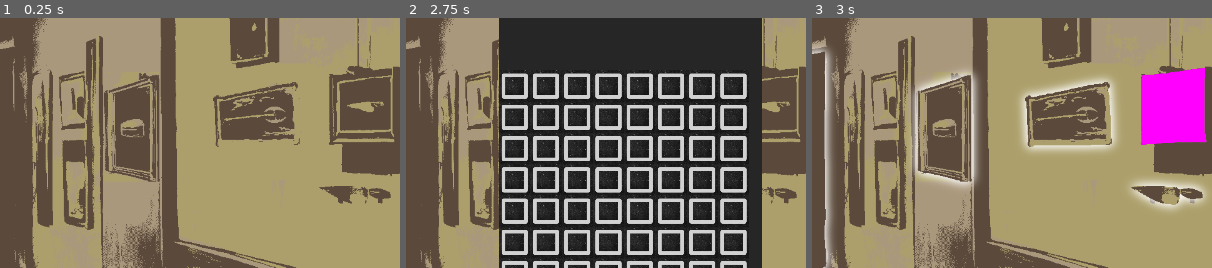
Above: before the commit, frames 1-3 (left to right).
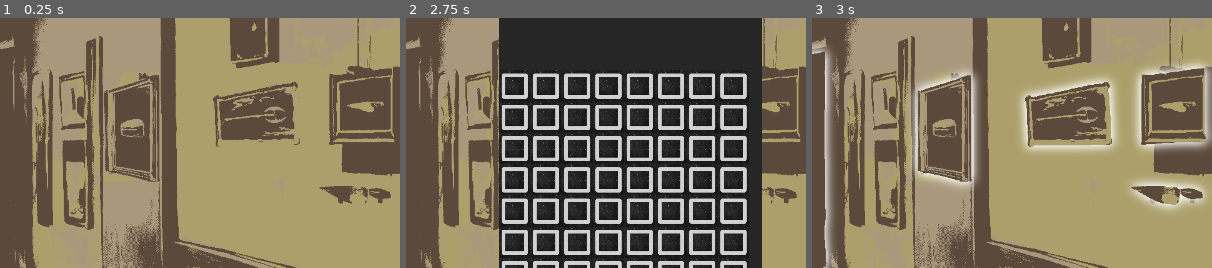
Above: after the commit, the same moments.

Repository: kielhenkelman/secrets-game
Game: Godot game, scene res://main.tscn
The game is run twice, just before and just after one commit, with the same random seed, the same clock (stepped at 60 frames per second) and the same inputs.
Inputs (mouse positions are % of the whole screen's width and height, from its top left):
- Up to frame 1 (0.25 s): no input
- Up to frame 2 (2.75 s): click "Inventory" at 0.5 s; click "Inventory" at 1.25 s; click "Inventory" at 2 s
- Up to frame 3 (3 s): tap Enter at 2.75 s; move the mouse to (72, 45) at 2.77 s; hold Alt (highlight_all) from 2.78 s (still down); click (72, 45) at 2.92 s
The pictures show only the part of the screen within x 50-100%, y 20-70%; the shares and areas given below are measured in that part.

Frames 1-2 are identical in both runs. In frame 3, 6.5% of the frame differs, in the area x 80-100%, y 17-54%.

Commit message:
More max inventory space fixes

Diff:
--- a/clickable_item.gd
+++ b/clickable_item.gd
@@ -13,6 +13,7 @@
 func hide_item() -> void:
 	clickable = false
 	$Sprite2D.texture = game_item.hidden_texture
+	$Glow.texture = game_item.default_texture
 
 func show_item() -> void:
 	clickable = true
@@ -23,7 +24,7 @@
 		GameState.grab_item(game_item.item_id)
 		hide_item()
 	else:
-		GameState.popup("Can't fit " + game_item.item_id)
+		GameState.popup_inventory_full()
 
 func inspect_action(_self) -> void:
 	GameState.popup(game_item.inspect_text)
@@ -90,7 +91,7 @@
 func _unhandled_input(event: InputEvent) -> void:
 	if event.is_action_pressed("interact"):
 		$ContextMenu.visible = false
-	if event.is_action_pressed("highlight_all"):
+	if event.is_action_pressed("highlight_all") and clickable:
 		$Glow.texture = game_item.glow_texture
 	if event.is_action_released("highlight_all"):
 		$Glow.texture = game_item.default_texture
--- a/data/items.gd
+++ b/data/items.gd
@@ -77,6 +77,7 @@
 				"SHOW_IF": func():
 					return GameState.has_item("CAKE_TIN_OF_WATER_AND_CAKE_MIX"),
 				"RESULT": func(item: ClickableItem):
+					item.hide_item()
 					GameState.drop_item("CAKE_TIN_OF_WATER_AND_CAKE_MIX")
 					GameState.grab_item("CAKE_TIN_OF_INGREDIENTS"),
 			}
@@ -102,6 +103,7 @@
 				"SHOW_IF": func():
 					return GameState.has_item("CAKE_TIN_OF_WATER"),
 				"RESULT": func(item: ClickableItem):
+					item.hide_item()
 					GameState.drop_item("CAKE_TIN_OF_WATER")
 					GameState.grab_item("CAKE_TIN_OF_WATER_AND_CAKE_MIX"),
 			}
@@ -168,7 +170,7 @@
 					return GameState.oven.start_time != -1,
 				"RESULT": func(item: ClickableItem):
 					if not GameState.can_fit_item("CAKE"):
-						GameState.popup("Not enough inventory space.")
+						GameState.popup_inventory_full()
 						return
 
 					var time_elapsed = Time.get_ticks_msec() - GameState.oven.start_time
@@ -218,6 +220,11 @@
 				"SHOW_IF": func():
 					return GameState.has_item("AXE"),
 				"RESULT": func(item: ClickableItem):
+					if not GameState.can_fit_item("GOLDEN_AXE"):
+						GameState.popup_inventory_full()
+						return
+
+					item.hide_item()
 					GameState.grab_item("GOLDEN_AXE"),
 			}
 		]
@@ -247,6 +254,11 @@
 				"SHOW_IF": func():
 					return GameState.has_item("CAKE"),
 				"RESULT": func(item: ClickableItem):
+					if not GameState.can_fit_item("GOLDEN_CAKE"):
+						GameState.popup_inventory_full()
+						return
+
+					item.hide_item()
 					GameState.grab_item("GOLDEN_CAKE"),
 			}
 		]
@@ -275,6 +287,11 @@
 			{
 				"LABEL": "Empty & Take",
 				"RESULT": func(item: ClickableItem):
+					if not GameState.can_fit_item("EMPTY_BOTTLE"):
+						GameState.popup_inventory_full()
+						return
+
+					item.hide()
 					GameState.grab_item("EMPTY_BOTTLE"),
 			}
 		]
@@ -351,6 +368,10 @@
 				"SHOW_IF": func():
 					return GameState.has_item("HAMMER_AND_CHISEL"),
 				"RESULT": func(item: ClickableItem):
+					if not GameState.can_fit_item("EMBEDDED_AMETHYST"):
+						GameState.popup_inventory_full()
+						return
+					item.hide_item()
 					GameState.grab_item("EMBEDDED_AMETHYST"),
 			}
 		]
@@ -450,7 +471,7 @@
 					return GameState.has_item("MULTITOOL"),
 				"RESULT": func(item: ClickableItem):
 					if not GameState.can_fit_item("SILVER_PLATES"):
-						GameState.popup("Not enough inventory space.")
+						GameState.popup_inventory_full()
 						return
 
 					item.clickable = false
@@ -506,6 +527,10 @@
 				"SHOW_IF": func():
 					return GameState.has_item("RUBBER_GRABBER"),
 				"RESULT": func(item: ClickableItem):
+					if not GameState.can_fit_item("OPAL"):
+						GameState.popup_inventory_full()
+						return
+					item.hide_item()
 					GameState.grab_item("OPAL"),
 			}
 		]
@@ -614,9 +639,10 @@
 						GameState.has_item("BLUE_PUZZLE_PIECE")),
 				"RESULT": func(item: ClickableItem):
 					if not GameState.can_fit_item("ABSTRACT_ART"):
-						GameState.popup("Not enough inventory space.")
+						GameState.popup_inventory_full()
 						return
 
+					item.hide_item()
 					GameState.drop_item("BLACK_PUZZLE_PIECE")
 					GameState.drop_item("YELLOW_PUZZLE_PIECE")
 					GameState.drop_item("WHITE_PUZZLE_PIECE")
@@ -682,7 +708,7 @@
 		"TEXTURE": {
 			"HITBOX": preload("res://art/item_art_overlays/gallery/knife_painting.png"),
 			"HIDDEN": preload("res://art/item_art_overlays/gallery/knife_painting_GONE.png"),
-			"GLOW": preload("res://art/item_art_overlays/gallery/knife_painting.png")
+			"GLOW": preload("res://art/item_art_overlays/gallery/knife_painting_GLOW.png")
 		},
 		"CAN_GRAB": false,
 		"SPAWN": {
@@ -702,6 +728,10 @@
 				"SHOW_IF": func():
 					return GameState.has_item("TURQUOISE_PAINTED_KNIFE"),
 				"RESULT": func(item: ClickableItem):
+					if not GameState.can_fit_item("GOLDEN_KNIFE"):
+						GameState.popup_inventory_full()
+						return
+					item.hide_item()
 					GameState.grab_item("GOLDEN_KNIFE"),
 			}
 		]
@@ -730,7 +760,7 @@
 			"GLOW": preload("res://art/item_art_overlays/office/vintage_cigar_box_GLOW.png"),
 			"ICON": preload("res://art/inventory_icons/vintage_cigar_box.png")
 		},
-		"SIZE": "1x2",
+		"SIZE": "2x1",
 		"CAN_GRAB": true,
 		"SPAWN": {
 			"ROOM": "Office"
@@ -771,6 +801,10 @@
 				"SHOW_IF": func():
 					return GameState.has_item("SHOVEL"),
 				"RESULT": func(item: ClickableItem):
+					if not GameState.can_fit_item("TREASURE"):
+						GameState.popup_inventory_full()
+						return
+					item.hide_item()
 					GameState.grab_item("TREASURE"),
 			},
 		]
--- a/logic/game_state.gd
+++ b/logic/game_state.gd
@@ -40,6 +40,9 @@
 	room_changed.emit(room_name)
 	current_room = room_name
 
+func popup_inventory_full():
+	popup("Not enough inventory space.")
+
 func popup(text: String, duration: float = 3):
 	popup_added.emit(text, duration)
 
@@ -51,7 +54,7 @@
 	if can_fit_item(item_id):
 		item_grabbed.emit(item_id)
 	else:
-		popup("Not enough inventory space.")
+		popup_inventory_full()
 
 func drop_item(item_id) -> void:
 	item_dropped.emit(item_id)
